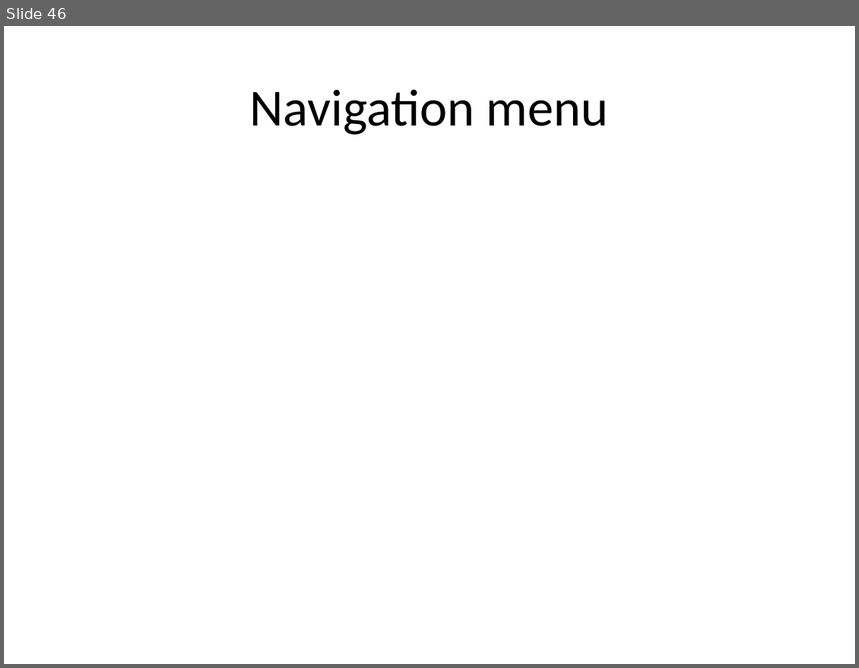
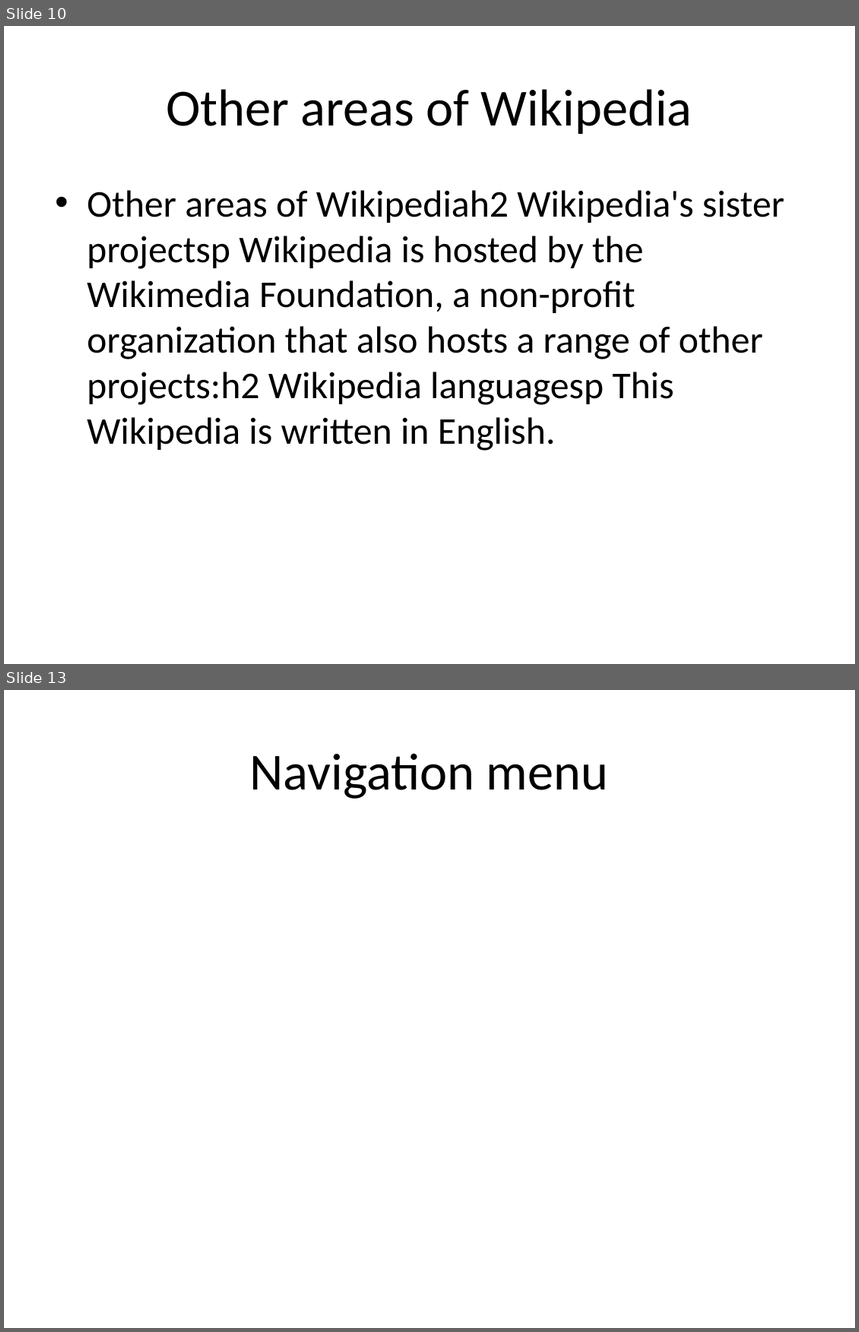
Before and after one commit to eppisai/Uplift---Smart-educational-Platform, a slide deck: AutoPPT-main/AutoPPT-main/something.pptx. Shown one above the other, each under a label of ours: slide 46 before the commit, slides 10 and 13 after it; the slides between them are not shown. The pictures are 859x668 and 859x1332 pixels, drawn with LibreOffice and Linux fonts; fonts in the diff are those of the drawing. Boxes give left, top, right and bottom in pixels: in the first picture for what was removed or moved away, otherwise in the second. Text is boxed around its words. In the diff, an @@ line names an element or a change of style, - is before the commit and + after.

```diff
--- a/AutoPPT-main/AutoPPT-main/something.pptx
+++ b/AutoPPT-main/AutoPPT-main/something.pptx
@@ slide 10 added at bbox=[4, 26, 855, 664], background #FFFFFF @@
@@ title added at bbox=[166, 89, 693, 134], 44 pt, text #000000 @@
+Other areas of Wikipedia
@@ text added at bbox=[87, 190, 785, 451], 32 pt, text #000000 @@
+• Other areas of Wikipediah2 Wikipedia's sister projectsp Wikipedia is hosted by the Wikimedia Foundation, a non-profit organization that also hosts a range of other projects:h2 Wikipedia languagesp This Wikipedia is written in English.
@@ what was slide 46 is now slide 13 @@
```
Also in this commit, not shown: 2 slides changed, 9 other slides added, 43 slides removed, 1 other file.
